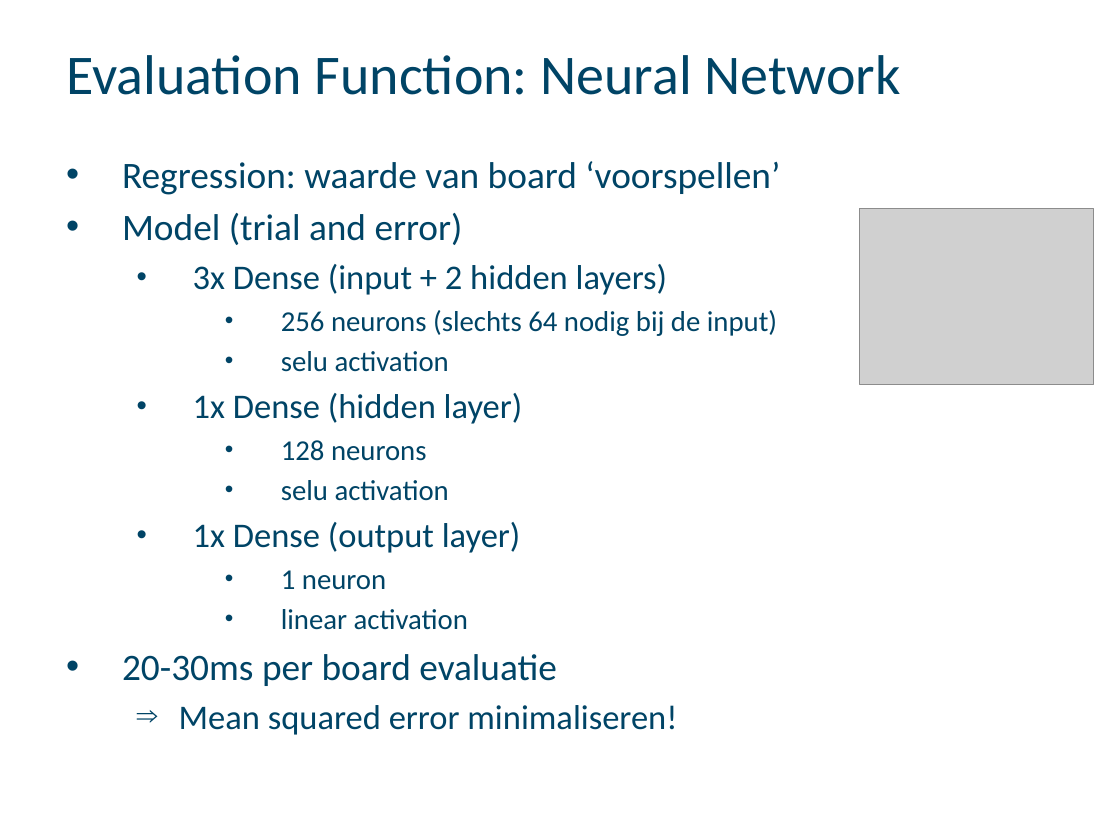
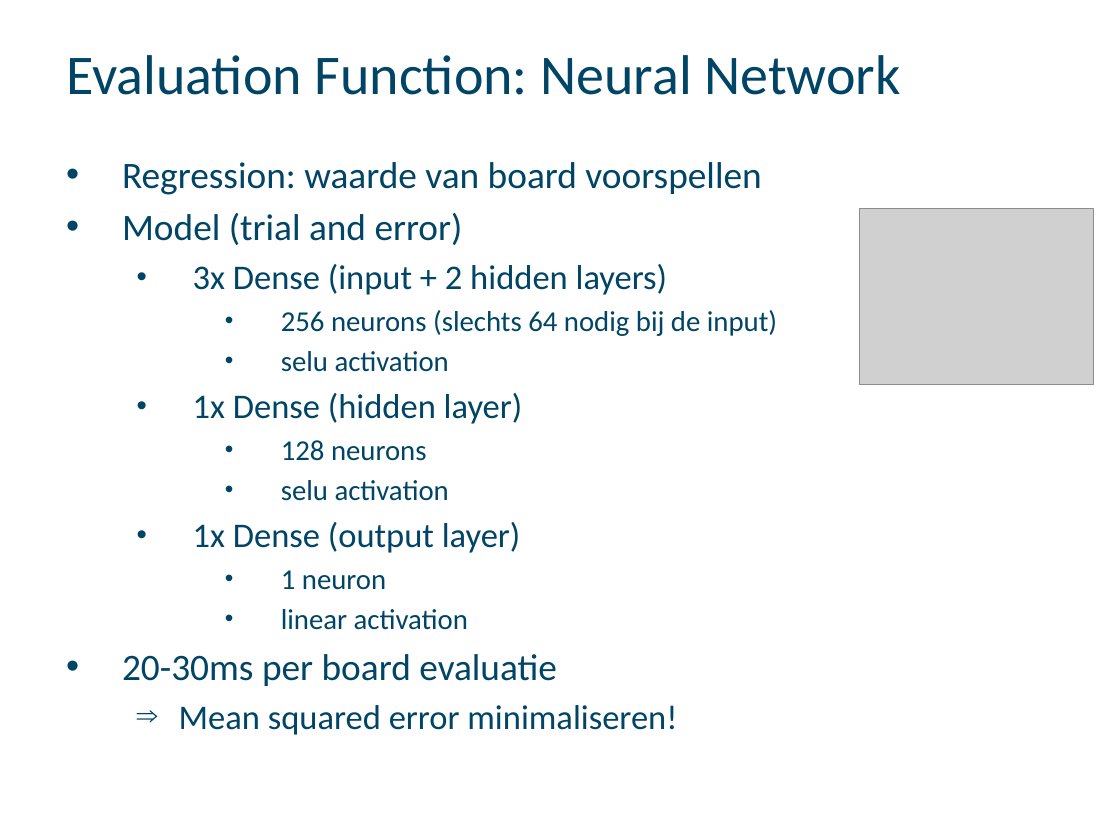
Before and after one commit to Nuytemans-Dieter/Practicum, a slide deck: slide 9 of PresentatieAI.pptx. Drawn at 1120x840 pixels with LibreOffice and Linux fonts; fonts in the diff are those of the drawing; grey boxes stand for pictures; background and template pictures are left out. Boxes give left, top, right and bottom in pixels: in the first picture for what was removed or moved away, otherwise in the second. Text is boxed around its words. In the diff, an @@ line names an element or a change of style, - is before the commit and + after.

Commit message:
Add latest ppt changes

```diff
--- a/PresentatieAI.pptx
+++ b/PresentatieAI.pptx
@@ text at (122, 162, 761, 195): text changed @@
-• Regression: waarde van board ‘voorspellen’
+• Regression: waarde van board voorspellen
```
